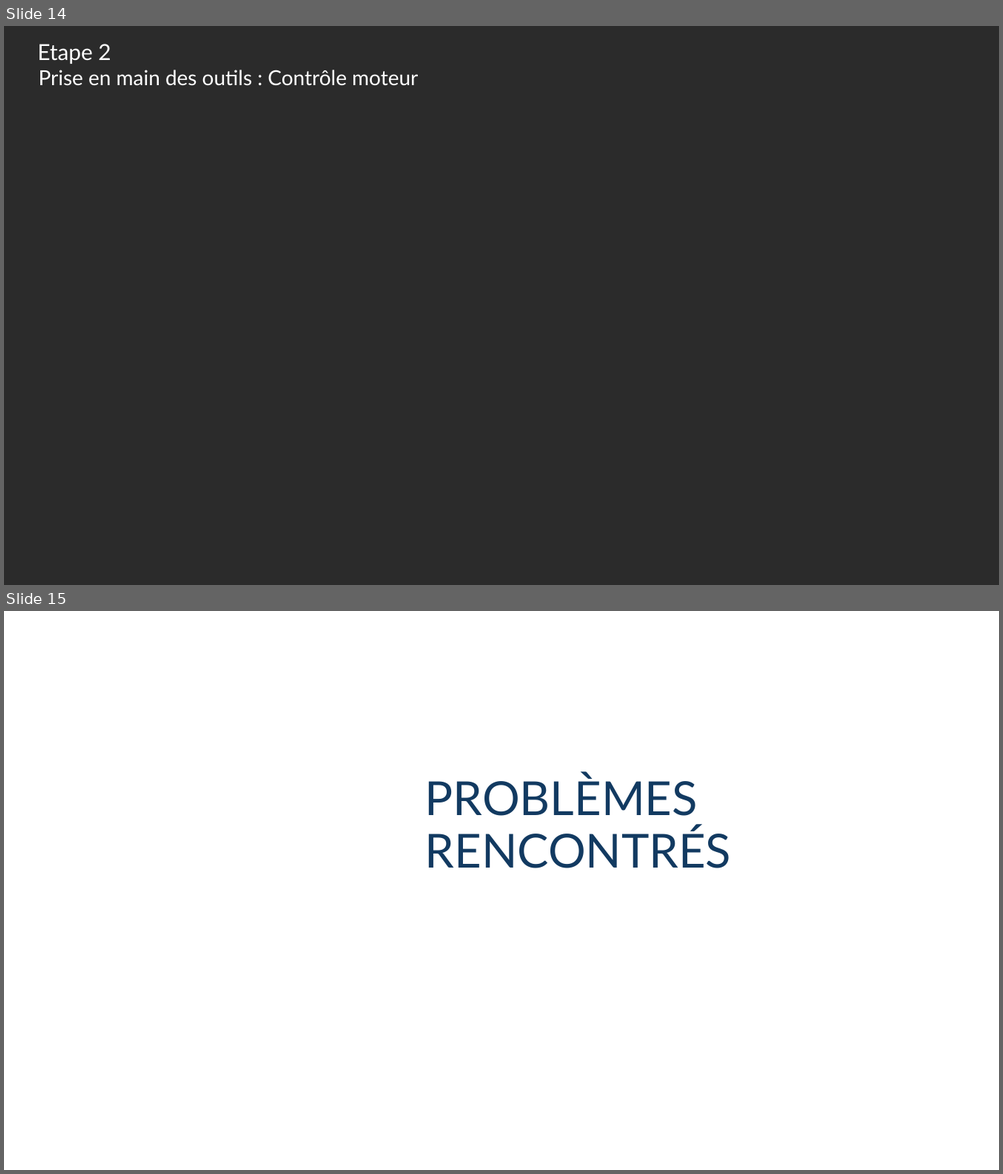
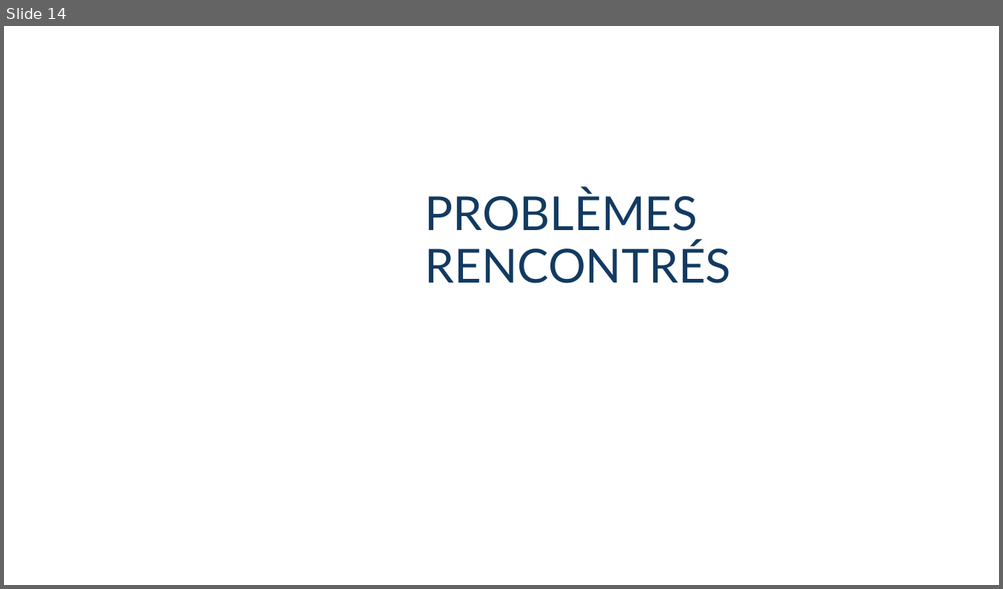
Before and after one commit to marc0bill/RobotMT, a slide deck: Trucs_utiles/Presentation/Projet SE3A.pptx. Shown one above the other, each under a label of ours: slides 14 and 15 before the commit, slide 14 after it. The pictures are 1003x1174 and 1003x589 pixels, drawn with LibreOffice and Linux fonts; fonts in the diff are those of the drawing; background and template pictures are left out; a plain dark background stands for a picture behind light text. Boxes give left, top, right and bottom in pixels: in the first picture for what was removed or moved away, otherwise in the second. Text is boxed around its words. In the diff, an @@ line names an element or a change of style, - is before the commit and + after.

```diff
--- a/Trucs_utiles/Presentation/Projet SE3A.pptx
+++ b/Trucs_utiles/Presentation/Projet SE3A.pptx
@@ slide 14 removed at (x1=4, y1=26, x2=999, y2=585), background picture (left out) @@
@@ title removed at (x1=37, y1=44, x2=111, y2=64) @@
-Etape 2
@@ text removed at (x1=39, y1=70, x2=418, y2=86) @@
-Prise en main des outils : Contrôle moteur
@@ what was slide 15 is now slide 14 @@
```
Also in this commit, not shown: 4 slides changed.
